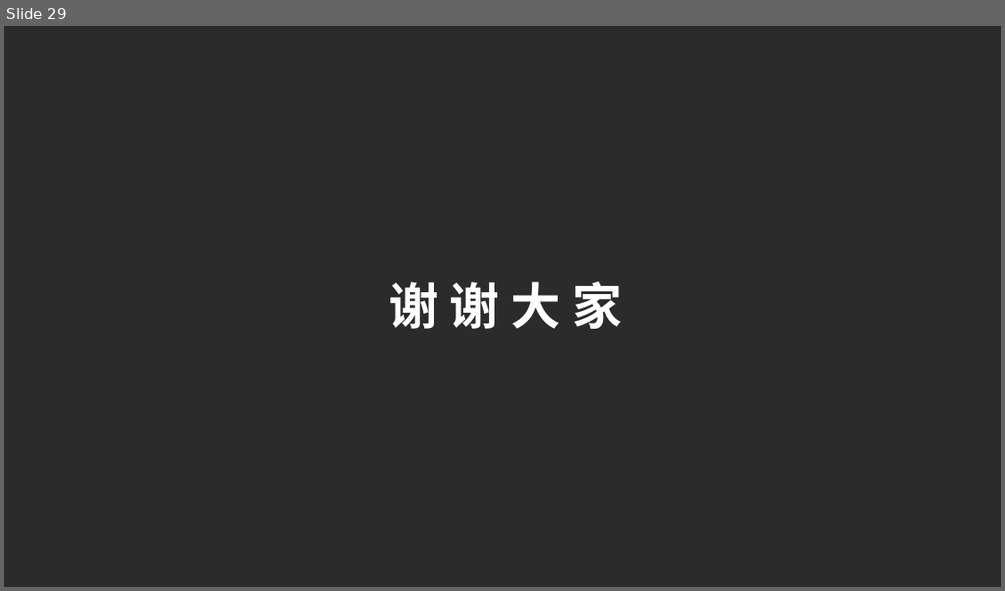
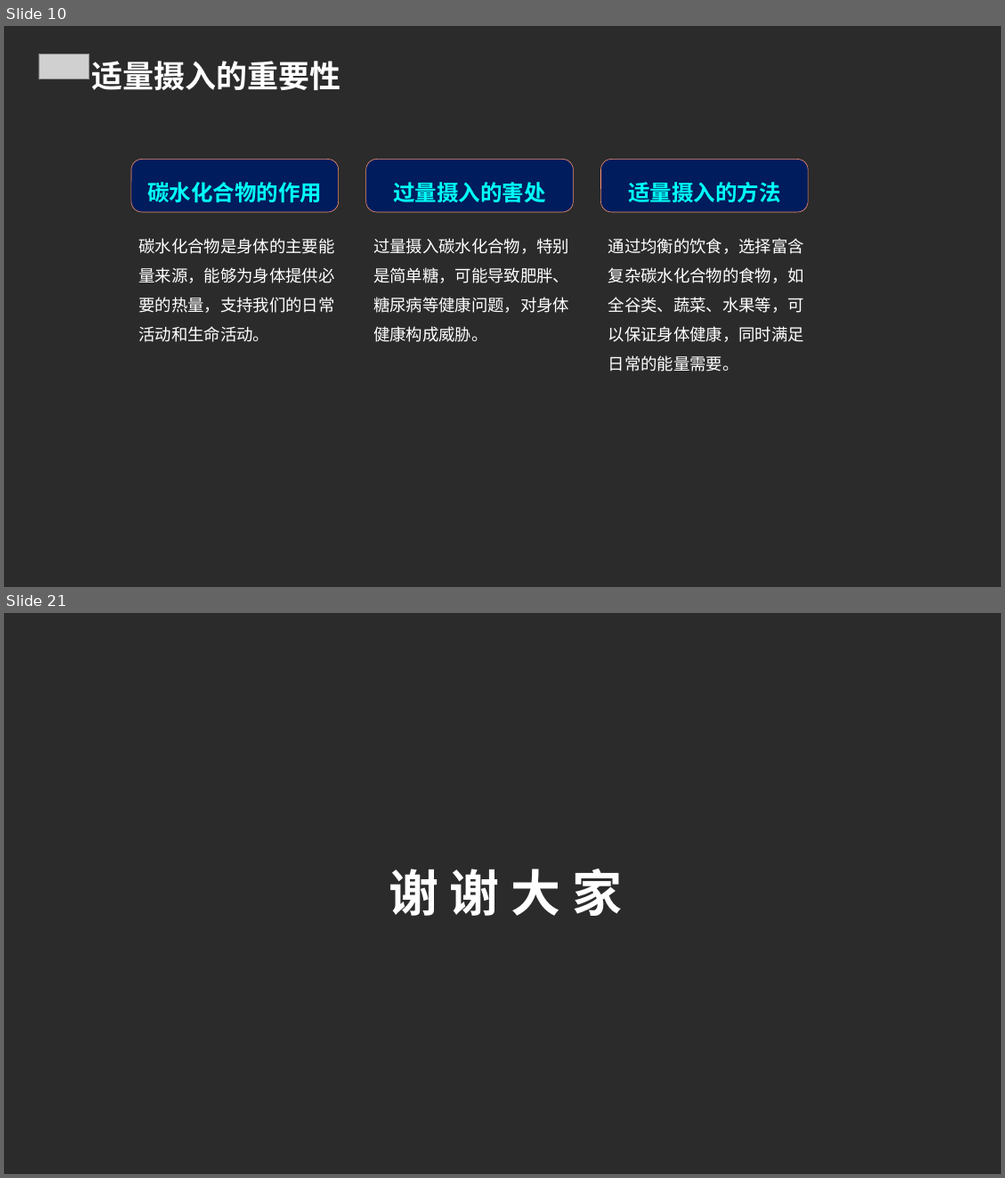
Before and after one commit to FlashLizard/Intelligent_Learning_Platform, a slide deck: src/generate_ppt/generate_ppt/ppttmp.ppt. Shown one above the other, each under a label of ours: slide 29 before the commit, slides 10 and 21 after it; the slides between them are not shown. The pictures are 1005x591 and 1005x1178 pixels, drawn with LibreOffice and Linux fonts; fonts in the diff are those of the drawing; grey boxes stand for pictures; background and template pictures are left out; a plain dark background stands for a picture behind light text. Boxes give left, top, right and bottom in pixels: in the first picture for what was removed or moved away, otherwise in the second. Text is boxed around its words. In the diff, an @@ line names an element or a change of style, - is before the commit and + after.

```diff
--- a/src/generate_ppt/generate_ppt/ppttmp.ppt
+++ b/src/generate_ppt/generate_ppt/ppttmp.ppt
@@ slide 10 added at (4,26,1001,587), background picture (left out) @@
@@ picture added at (39,54,89,79) @@
@@ text added at (92,61,341,90), 30 pt, text #FFFFFF, bold @@
+适量摄入的重要性
@@ rounded rectangle added at (131,160,339,212), fill #001C5C, outline #FE9471 0.5 pt, 21 pt, text #00FFF8, bold @@
+碳水化合物的作用
@@ rounded rectangle added at (366,160,573,212), fill #001C5C, outline #FE9471 0.5 pt, 21 pt, text #00FFF8, bold @@
+过量摄入的害处
@@ rounded rectangle added at (600,160,808,212), fill #001C5C, outline #FE9471 0.5 pt, 21 pt, text #00FFF8, bold @@
+适量摄入的方法
@@ text added at (138,238,334,342), 15.8 pt, text #FFFFFF @@
+碳水化合物是身体的主要能量来源，能够为身体提供必要的热量，支持我们的日常活动和生命活动。
@@ text added at (373,238,569,342), 15.8 pt, text #FFFFFF @@
+过量摄入碳水化合物，特别是简单糖，可能导致肥胖、糖尿病等健康问题，对身体健康构成威胁。
@@ text added at (608,238,804,371), 15.8 pt, text #FFFFFF @@
+通过均衡的饮食，选择富含复杂碳水化合物的食物，如全谷类、蔬菜、水果等，可以保证身体健康，同时满足日常的能量需要。
@@ what was slide 29 is now slide 21 @@
```
Also in this commit, not shown: 5 slides changed, 14 other slides added, 23 slides removed, 9 other files.
